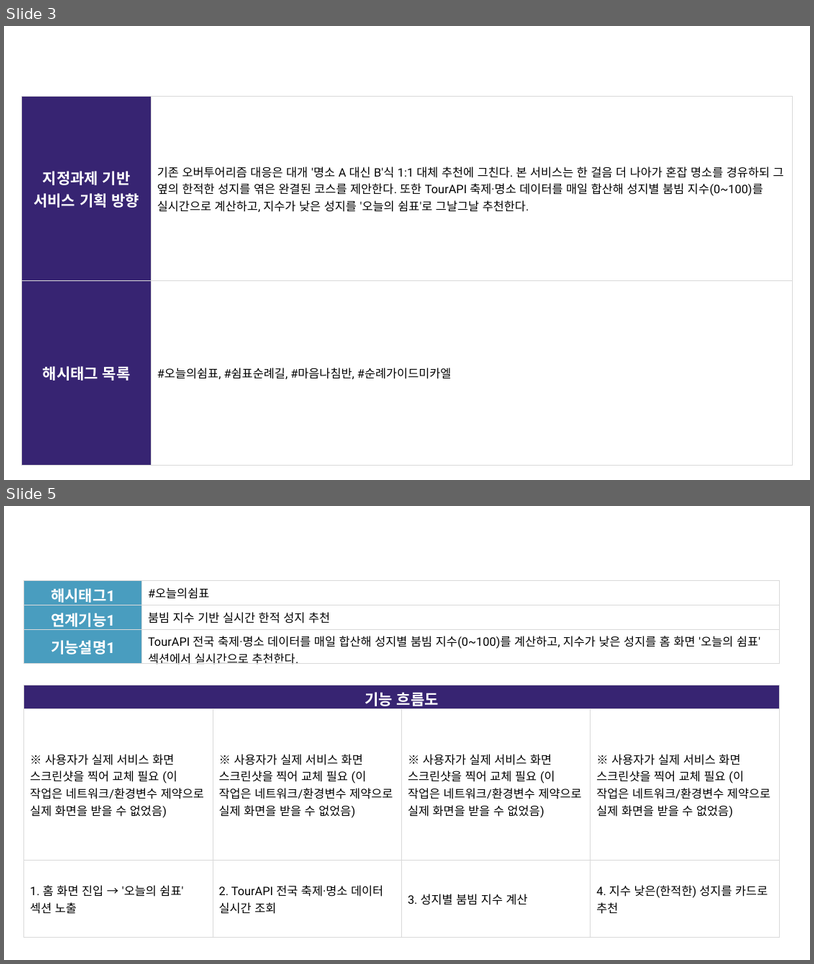
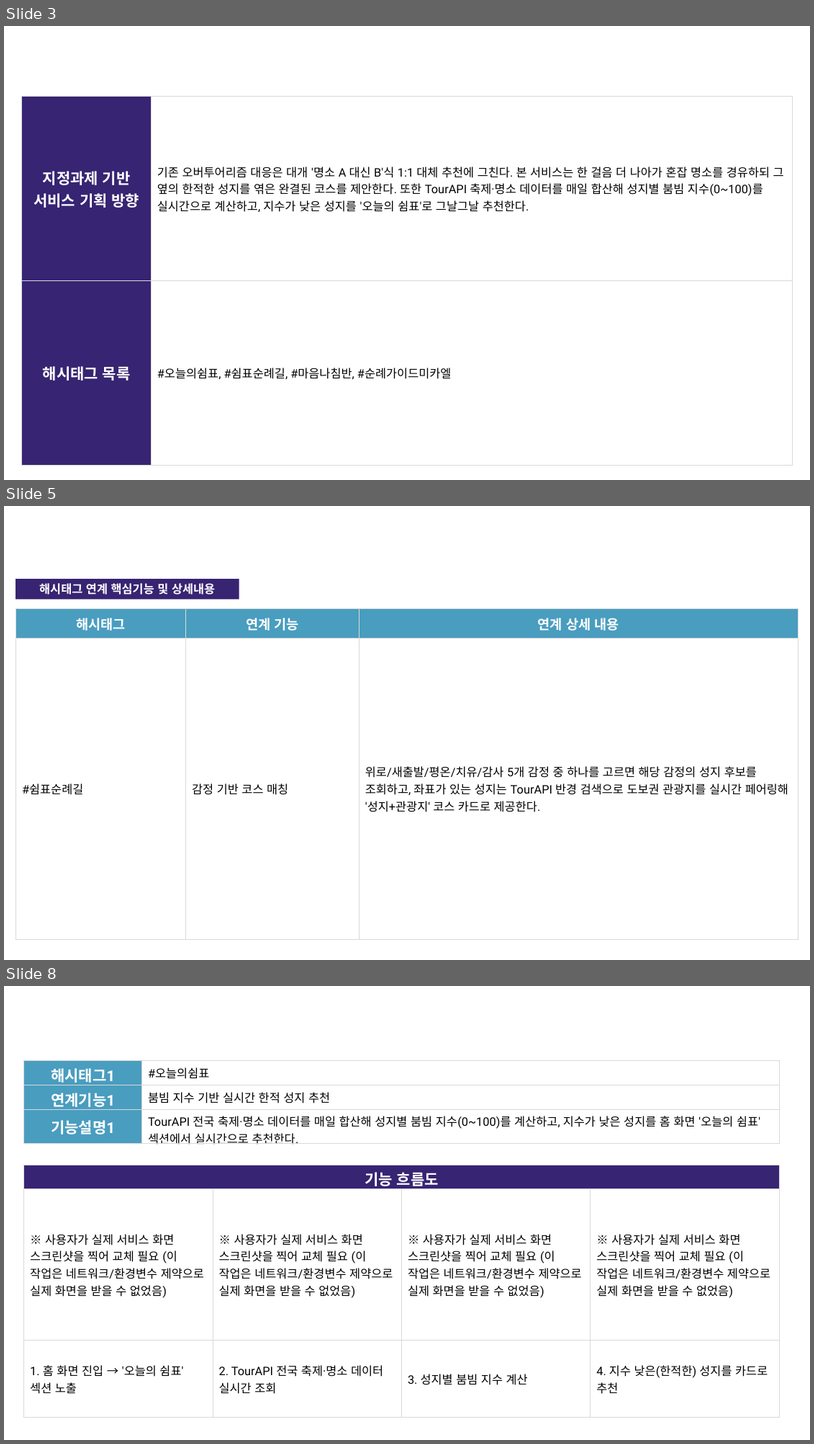
Before and after one commit to linkcontent7-huisun/visitholykorea, a slide deck: docs/10-product/원본-공모전제출/기능설명서_작성본.pptx. Shown one above the other, each under a label of ours: slides 3 and 5 before the commit, slides 3, 5 and 8 after it; the slides between them are not shown. The pictures are 814x964 and 814x1444 pixels, drawn with LibreOffice and Linux fonts; fonts in the diff are those of the drawing; background and template pictures are left out. Boxes give left, top, right and bottom in pixels: in the first picture for what was removed or moved away, otherwise in the second. Text is boxed around its words. In the diff, an @@ line names an element or a change of style, - is before the commit and + after.

```diff
--- a/docs/10-product/원본-공모전제출/기능설명서_작성본.pptx
+++ b/docs/10-product/원본-공모전제출/기능설명서_작성본.pptx
@@ slide 5 added at [4, 506, 810, 960], background picture (left out) @@
@@ rectangle added at [16, 579, 239, 599], fill #372472, 14 pt, text #FFFFFF, bold @@
+해시태그 연계 핵심기능 및 상세내용
@@ table added at [16, 609, 799, 939], 2 rows, 3 columns @@
+해시태그 | 연계 기능 | 연계 상세 내용
+#쉼표순례길 | 감정 기반 코스 매칭 | 위로/새출발/평온/치유/감사 5개 감정 중 하나를 고르면 해당 감정의 성지 후보를 조회하고, 좌표가 있는 성지는 TourAPI 반경 검색으로 도보권 관광지를 실시간 페어링해 '성지+관광지' 코스 카드로 제공한다.
@@ what was slide 5 is now slide 8 @@
```
Also in this commit, not shown: 1 slide changed, 2 other slides added.
